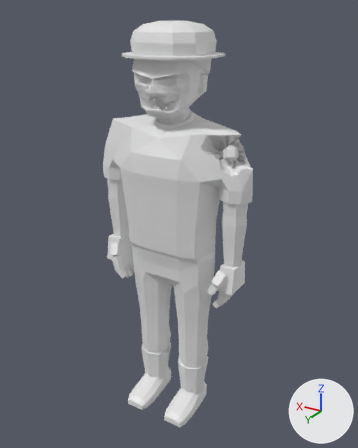
A saved change to the glTF model assets/models/zombie_worker_m_b4.glb.
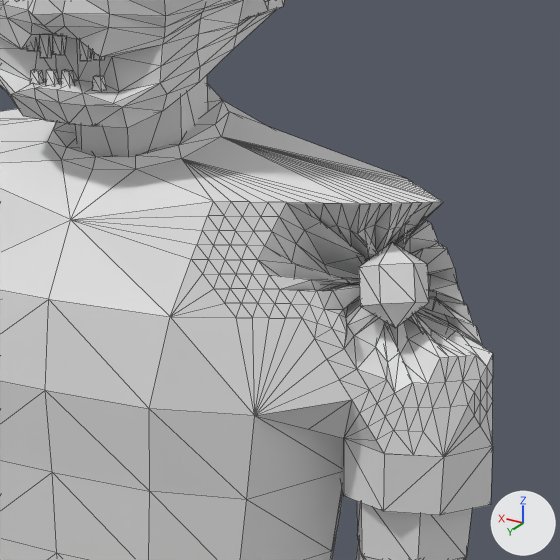
Each version appears first whole from a camera (50 mm lens) standing at (-1.183, 1.917, 2.011) and looking at (-0.015, -0.031, 1.038), and next in a close-up on the part from 40% to 75% of the width and 20% to 48% of the height. Lighting does not change. The marker at lower right points along +X, +Y and +Z. The first two pictures are the older version. The close-ups show mesh edges as thin lines. Vertices at exactly the same position are counted once.

Script lines for the objects in view, before the commit:
```python
me_zombie_worker_m_b4 = bpy.data.meshes.new('zombie_worker_m_b4')
me_zombie_worker_m_b4.from_pydata(...)  # 1761 vertices, 3351 faces; spans x -0.41..0.41, y -0.21..0.22, z 0.0..1.97
ob_zombie_worker_m_b4 = bpy.data.objects.new('zombie_worker_m_b4', me_zombie_worker_m_b4)
ob_zombie_worker_m_b4.location = (0.0, 0.0, 0.0)
```
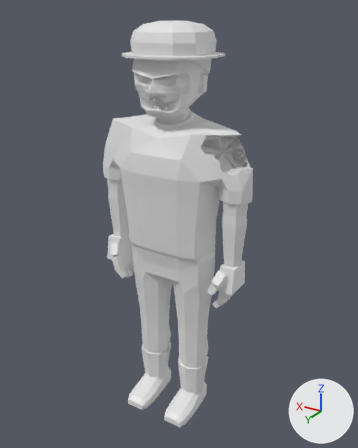
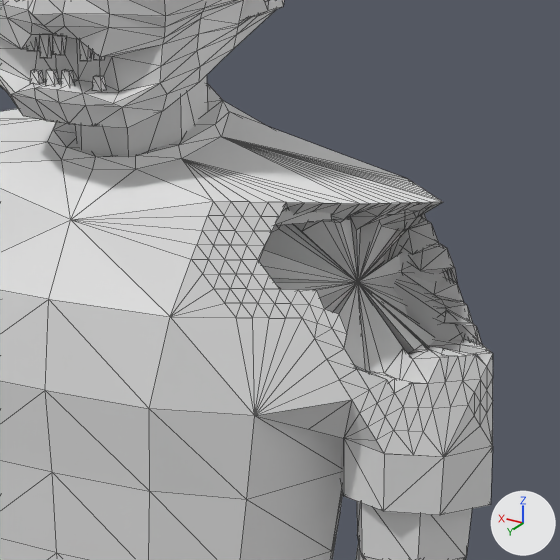
Boxes (x1, y1, x2, y2) around the edits, measured in the close-ups (560 x 560 px; the box of a moved part takes in the faces that stretch with it):
part 1 of me_zombie_worker_m_b4, added: after (275, 209, 332, 226)
part 2 of me_zombie_worker_m_b4, moved or reshaped: (258, 202, 493, 393) in both

Diff of the bpy script that builds the scene:
```diff
--- a/assets/models/zombie_worker_m_b4.glb.py
+++ b/assets/models/zombie_worker_m_b4.glb.py
@@ me_zombie_worker_m_b4 @@
 # used by ob_zombie_worker_m_b4; location = (0.0, 0.0, 0.0)
-me_zombie_worker_m_b4.from_pydata(...)  # 1761 vertices, 3351 faces; spans x -0.41..0.41, y -0.21..0.22, z 0.0..1.97
+me_zombie_worker_m_b4.from_pydata(...)  # 1843 vertices, 3499 faces; spans x -0.41..0.41, y -0.21..0.22, z 0.0..1.97
+# me_zombie_worker_m_b4 part 1: a new loose piece of 20 vertices spanning x -0.24..-0.02, y 0.01..0.1, z 1.47..1.52
+# me_zombie_worker_m_b4 part 2
+# 16 vertices are removed from x -0.33..-0.27, y -0.02..0.05, z 1.41..1.5
+# 61 faces are deleted
+# 5 vertices in x -0.35..-0.32, y -0.04..-0.01, z 1.39..1.43 move by (-0.01, -0.02, -0.02)
+# 109 vertices move from x -0.35..-0.21, y -0.06..0.05, z 1.38..1.51 to x -0.35..-0.02, y -0.11..0.06, z 1.34..1.52
+# 50 vertices are added at x -0.29..-0.01, y -0.12..0.1, z 1.29..1.52
+# 121 new faces join them
+# other edits to the shape of me_zombie_worker_m_b4 do not show in these pictures
```
